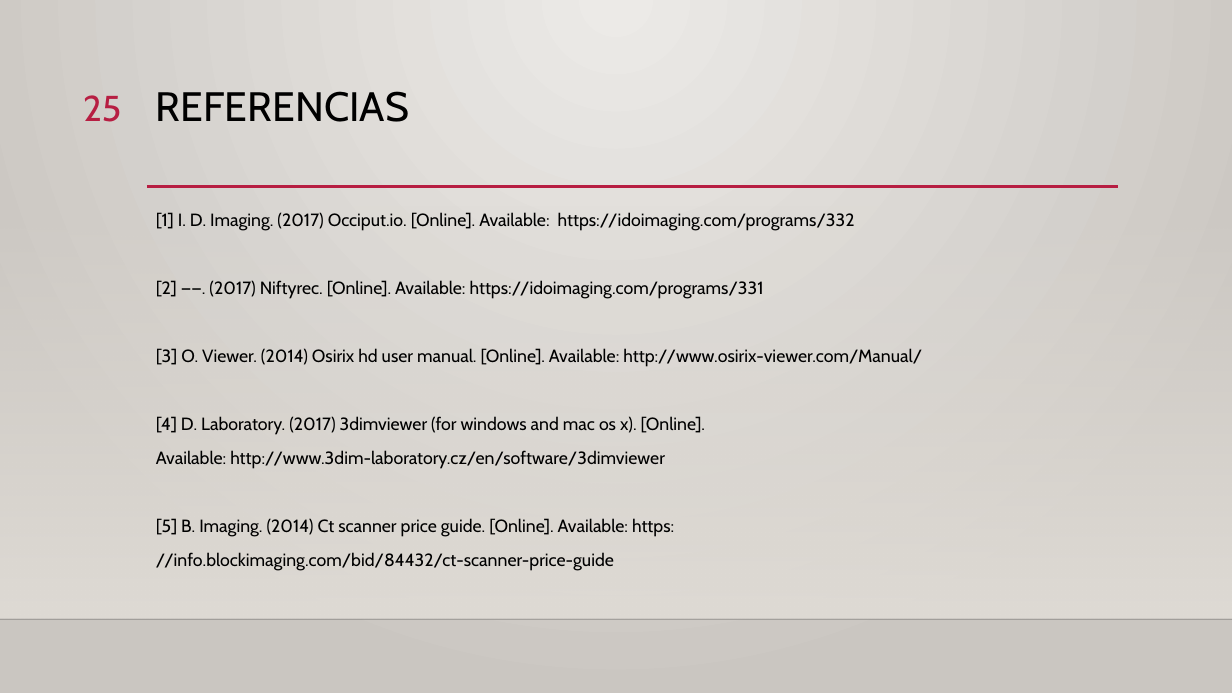
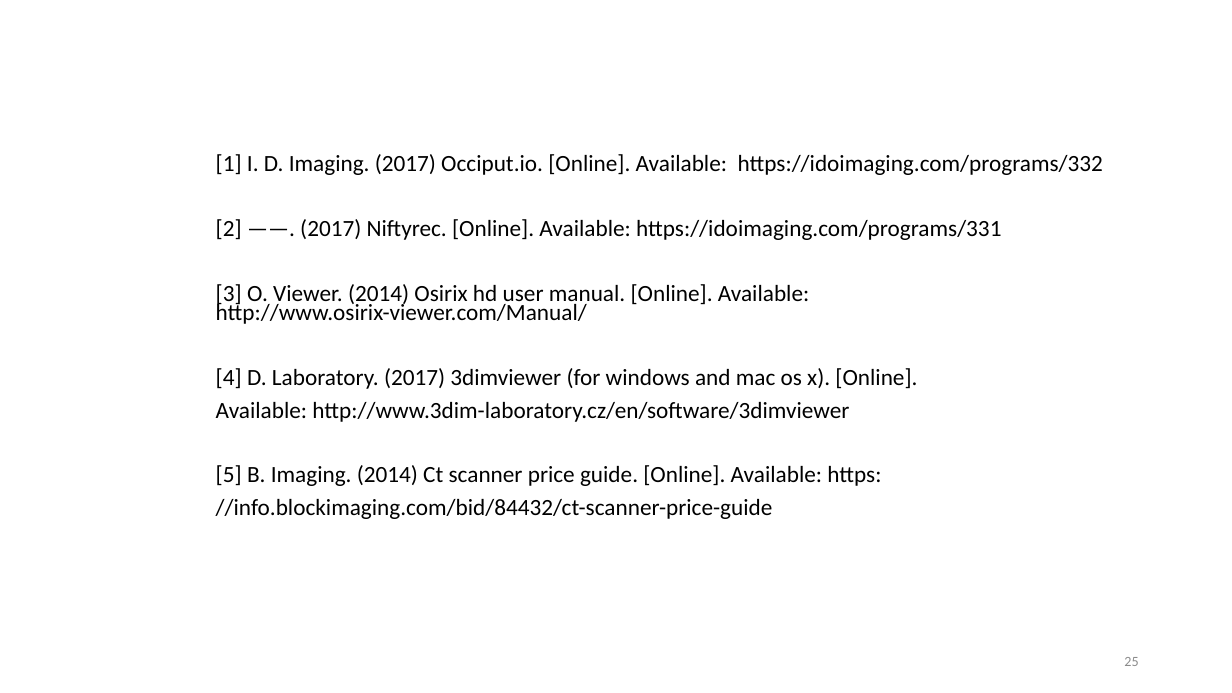
Before and after one commit to garo9521/Trabajo-Terminal, a slide deck: slide 25 of Documento/Final_Presentacion.pptx. Drawn at 1232x693 pixels with LibreOffice and Linux fonts; fonts in the diff are those of the drawing; background and template pictures are left out. Boxes give left, top, right and bottom in pixels: in the first picture for what was removed or moved away, otherwise in the second. Text is boxed around its words. In the diff, an @@ line names an element or a change of style, - is before the commit and + after.

```diff
--- a/Documento/Final_Presentacion.pptx
+++ b/Documento/Final_Presentacion.pptx
@@ background gradient #ECEAE7 to #CAC7C1 to picture (left out) @@
@@ title "Referencias" at <box>115,0,1177,134</box>: vertical alignment top to middle @@
@@ title at <box>156,91,409,122</box>: text changed; size 32 to 44 pt; font Cabin to Calibri; text colour #000000 to #FFFFFF; bold on @@
-REFERENCIAS
+Referencias
@@ text "[1] I. D. Imaging. (2017) ...": place and size @@
-text "[1] I. D. Imaging. (2017) ..." at <box>156,212,922,571</box>
+text "[1] I. D. Imaging. (2017) ..." at <box>216,154,1103,519</box>
@@ text "[1] I. D. Imaging. (2017) ..." at <box>216,154,1103,519</box>: size 13.8 to 18.1 pt, font Cabin to Calibri; line spacing 1 to 0.7 @@
@@ rectangle removed at <box>0,204,1232,619</box> @@
@@ line removed from (147, 187) to (1118, 187) @@
@@ line removed from (0, 619) to (1232, 619) @@
@@ page number: place and size @@
-page number at <box>83,95,121,122</box>
+page number at <box>1124,657,1138,666</box>
@@ page number at <box>1124,657,1138,666</box>: size 28 to 11 pt, font Cabin to Calibri, text colour #B71E42 to #8C8C8C; vertical alignment top to middle @@
```
Also in this commit, not shown: 26 other slides changed, 1 slide added, 1 slide removed.
